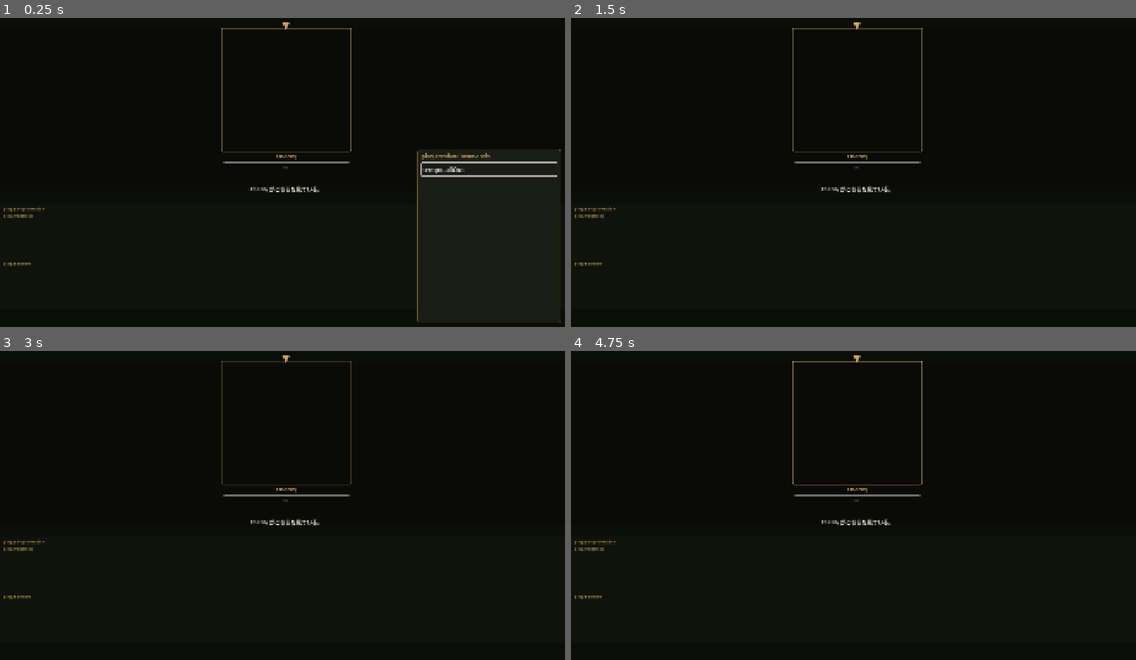
Above: before the commit, frames 1-4 (two rows, left to right).
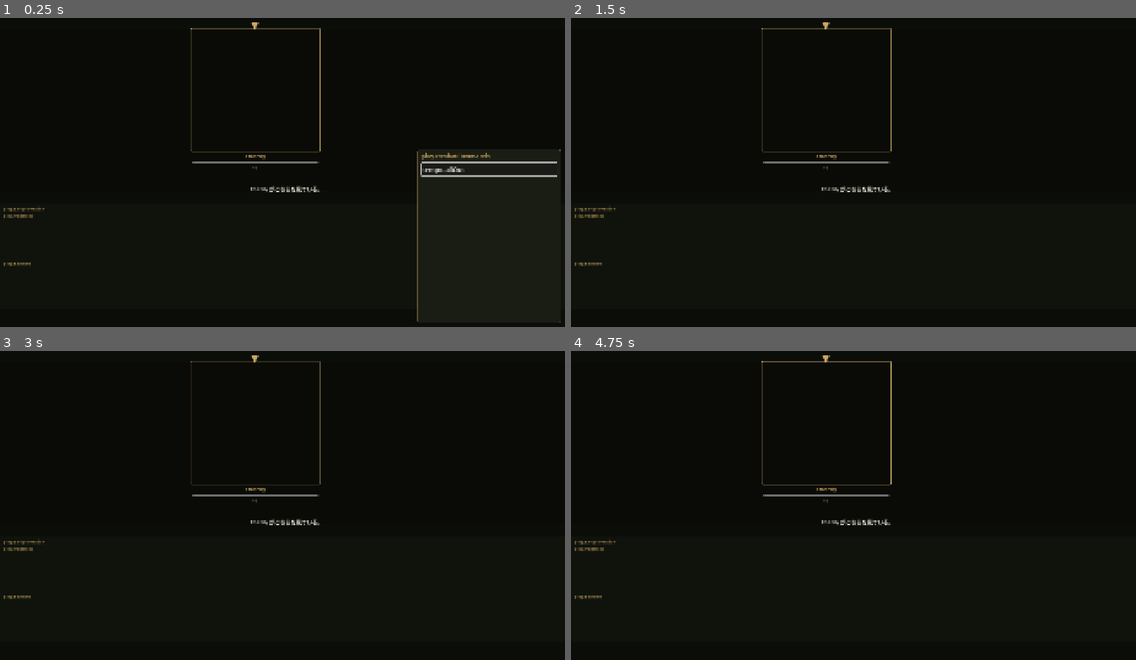
Above: after the commit, the same moments.

Repository: kino-6/black-stela
Game: Godot game, scene res://scenes/combat.tscn
The game is run twice, just before and just after one commit, with the same random seed, the same clock (stepped at 60 frames per second) and the same inputs. This scene is started directly instead of the project's main scene.
Inputs:
- Up to frame 1 (0.25 s): no input
- Up to frame 2 (1.5 s): click "tempo.allOut" at 0.5 s; tap Enter (confirm) at 1.25 s; hold E (sidestep_right) from 1.28 s (still down); hold F (auto) from 1.28 s (still down)
- Up to frame 3 (3 s): tap Space at 1.52, 2.27 s; tap Enter (confirm) at 2, 2.75 s; release E (sidestep_right) at 2.03 s; release F (auto) at 2.03 s; hold S (move_back) 2.03-2.78 s; tap ] (actor_next) at 2.1 s; tap F (auto) at 2.3 s; hold E (sidestep_right) from 2.78 s (still down); hold F (auto) from 2.78 s (still down); tap [ (actor_prev) at 2.85 s
- Up to frame 4 (4.75 s): tap Enter (confirm) at 3.5, 4.25 s; release E (sidestep_right) at 3.53 s; release F (auto) at 3.53 s; hold W (move_forward) 3.53-4.28 s; tap F (auto) at 3.6 s; tap Space at 3.77, 4.52 s; hold Q (sidestep_left) from 4.28 s (still down); hold F (auto) from 4.28 s (still down); tap Backspace (auto_interrupt) at 4.35 s

The runs differ from the first frame. In frame 1, 0.7% of the frame differs, in the area x 33-63%, y 1-50%; in frame 2, 0.7%; in frame 3, 0.5%; in frame 4, 0.7%.

Commit message:
fix(combat): IMP-024 — keep every enemy clear of the command HUD
Multi-group fights spread creatures across the full stage width, so the rightmost
enemy sat under the right-hand command panel (a single centred enemy masked it).
The stage now places creatures in a reserved _enemy_band() that insets the right by
the command panel and the left by the acting-member panel when the spotlight is on;
the backdrop still fills the full frame so #15 is intact, and the band keys off the
config not the transient stage so enemies never jump during command→target→cancel.

verify_combat_geometry.gd mounts a 3-group fight and asserts every enemy mark's
screen rect clears both HUD panels (gate:migration 26). Rendered evidence in
_combat_trio.png. Presentation-only — verify_parity 36/36 unaffected.

Co-Authored-By: Claude Opus 4.8 <noreply@anthropic.com>

Diff:
--- a/godot/scripts/combat.gd
+++ b/godot/scripts/combat.gd
@@ -991,11 +991,26 @@
 	var groups: Array = _combat().get("enemyGroups", [])
 	if groups.is_empty():
 		return
-	var slot_w: float = _enemy_stage_rect.size.x / float(groups.size())
+	# IMP-024: the backdrop fills the full stage, but the CREATURES are placed in a band that clears the
+	# command panel (right) and, when it is shown, the acting-member panel (left) — so no enemy body or
+	# mark is ever hidden behind the HUD, however many groups there are. The band is stable across the
+	# command→target→cancel flow (it keys off the config, not the transient stage), so enemies never jump.
+	var band := _enemy_band()
+	var slot_w: float = band.size.x / float(groups.size())
 	for index in groups.size():
 		var group: Dictionary = groups[index]
-		var centre := _enemy_stage_rect.position.x + slot_w * (float(index) + 0.5)
+		var centre := band.position.x + slot_w * (float(index) + 0.5)
 		_stage_layer.add_child(_enemy_mark(group, centre, slot_w))
+
+## The horizontal band the enemy creatures may occupy: the full stage inset on the right by the command
+## panel, and on the left by the acting-member panel when the spotlight preference is on. Guarantees the
+## HUD never overlaps a creature (IMP-024), independent of group count.
+func _enemy_band() -> Rect2:
+	var right_inset: float = 520.0 + 28.0   # _cmd_panel starts at size.x - 520; keep a gap
+	var left_inset: float = (272.0 + 44.0 + 24.0) if ConfigPanel.spotlight_actor() else 40.0
+	var x := _enemy_stage_rect.position.x + left_inset
+	var w: float = maxf(120.0, _enemy_stage_rect.size.x - left_inset - right_inset)
+	return Rect2(x, _enemy_stage_rect.position.y, w, _enemy_stage_rect.size.y)
 
 func _acting_member() -> Dictionary:
 	# Commands use the filtered, formation-sorted actor queue (not raw party order).  Keeping the hero
@@ -1008,6 +1023,7 @@
 
 func _active_actor_figure(member: Dictionary) -> Control:
 	var panel := PanelContainer.new()
+	panel.set_meta("actor_panel", true)   # IMP-024 geometry gate: an enemy mark must never hide behind it
 	panel.position = Vector2(44, _enemy_stage_rect.position.y + 36)
 	panel.size = Vector2(272, 420)
 	panel.add_theme_stylebox_override("panel", _panel_style(Color("10150bd9"), GOLD))
@@ -1038,6 +1054,7 @@
 
 	var mark := Control.new()
 	mark.mouse_filter = Control.MOUSE_FILTER_IGNORE
+	mark.set_meta("enemy_mark", true)   # so the IMP-024 geometry gate can find every creature's rect
 	var art_w: float = minf(slot_w * 0.9, 420.0)
 	var art_h: float = minf(_enemy_stage_rect.size.y * 0.74, 400.0)
 	mark.position = Vector2(centre_x - art_w / 2.0, _enemy_stage_rect.position.y)
--- /dev/null
+++ b/godot/tests/capture_combat_trio.gd
@@ -0,0 +1,27 @@
+extends SceneTree
+## Visual evidence for IMP-024: a THREE-group fight, so the pack that used to spill under the command panel
+## can be reviewed. Usage: godot --path godot/ --script res://tests/capture_combat_trio.gd
+
+func _initialize() -> void:
+	var run := get_root().get_node_or_null("Run")
+	run.ensure_loaded()
+	var doc: Variant = JSON.parse_string(FileAccess.get_file_as_string("res://data/traces/b1f-combat-victory.json"))
+	var state: Dictionary = ((doc as Dictionary).get("initialState", {}) as Dictionary).duplicate(true)
+	var groups: Array = ((state.get("combat", {}) as Dictionary).get("enemyGroups", []) as Array)
+	var trio := []
+	for k in 3:
+		var g: Dictionary = (groups[0] as Dictionary).duplicate(true)
+		g["id"] = "group.test.%d" % k
+		trio.append(g)
+	state["combat"]["enemyGroups"] = trio
+	state["phase"] = "combat"
+	run.state = state
+
+	var combat: Node = (load("res://scenes/combat.tscn") as PackedScene).instantiate()
+	get_root().add_child(combat)
+	for i in 10:
+		await process_frame
+	var img := get_root().get_texture().get_image()
+	img.save_png("res://tests/_combat_trio.png")
+	print("[capture_combat_trio] -> res://tests/_combat_trio.png (%dx%d)" % [img.get_width(), img.get_height()])
+	quit(0)
--- /dev/null
+++ b/godot/tests/verify_combat_geometry.gd
@@ -0,0 +1,82 @@
+extends SceneTree
+## gate:combat-geometry (IMP-024) — with MULTIPLE enemy groups on the stage, no enemy body may hide behind
+## a HUD rectangle. Stage-share / silhouette-size gates never caught this because a single centred enemy
+## missed the right-hand command panel by luck; a pack spread full-width put its rightmost creature under
+## the panel. This mounts a 3-group fight and asserts every enemy mark's screen rect clears both the command
+## panel and the acting-member panel.
+## Run: godot --headless --path godot/ --script res://tests/verify_combat_geometry.gd
+
+const StateHash := preload("res://scripts/rules/state_hash.gd")
+
+var _fail := 0
+
+func _initialize() -> void:
+	await _run()
+	print("[combat-geometry] %s (%d failures)" % ["PASS" if _fail == 0 else "FAIL", _fail])
+	quit(_fail)
+
+func _run() -> void:
+	for i in 4:
+		await process_frame
+	var run := get_root().get_node_or_null("Run")
+	_check(run != null, "the Run autoload is available")
+	if run == null:
+		return
+	run.ensure_loaded()
+
+	# A three-group fight — the case the single-enemy fixture never exercised.
+	var doc: Variant = JSON.parse_string(FileAccess.get_file_as_string("res://data/traces/b1f-combat-victory.json"))
+	var state: Dictionary = ((doc as Dictionary).get("initialState", {}) as Dictionary).duplicate(true)
+	var groups: Array = ((state.get("combat", {}) as Dictionary).get("enemyGroups", []) as Array)
+	if groups.is_empty():
+		_check(false, "fixture has an enemy group to clone")
+		return
+	var trio := []
+	for k in 3:
+		var g: Dictionary = (groups[0] as Dictionary).duplicate(true)
+		g["id"] = "group.test.%d" % k
+		trio.append(g)
+	state["combat"]["enemyGroups"] = trio
+	state["phase"] = "combat"
+	run.state = state
+
+	var combat: Node = (load("res://scenes/combat.tscn") as PackedScene).instantiate()
+	get_root().add_child(combat)
+	for i in 10:
+		await process_frame
+
+	var marks := _tagged(combat, "enemy_mark")
+	_check(marks.size() >= 2, "the stage renders every enemy group as its own creature (%d marks)" % marks.size())
+
+	# The command panel and, when shown, the acting-member panel — the rects an enemy must not sit under.
+	var hud: Array = []
+	var cmd: Variant = combat.get("_cmd_panel")
+	if is_instance_valid(cmd):
+		hud.append({"name": "command panel", "rect": (cmd as Control).get_global_rect()})
+	for actor_panel in _tagged(combat, "actor_panel"):
+		hud.append({"name": "acting-member panel", "rect": actor_panel.get_global_rect()})
+	_check(hud.size() >= 1, "the command panel rect is measurable")
+
+	for mark in marks:
+		var mr: Rect2 = (mark as Control).get_global_rect()
+		for h in hud:
+			var hr: Rect2 = h["rect"]
+			_check(not mr.intersects(hr), "enemy mark %s clears the %s" % [str(mr), h["name"]])
+
+	combat.queue_free()
+
+func _tagged(node: Node, meta: String) -> Array:
+	var out := []
+	if node.has_meta(meta):
+		out.append(node)
+	for c in node.get_children():
+		out.append_array(_tagged(c, meta))
+	return out
+
+func _check(ok: bool, label: String) -> void:
+	if ok:
+		print("[combat-geometry] ok: %s" % label)
+	else:
+		push_error("[combat-geometry] FAIL: %s" % label)
+		print("[combat-geometry] FAIL: %s" % label)
+		_fail += 1
Not shown, changed: Improve.md
Not shown, changed: package.json
